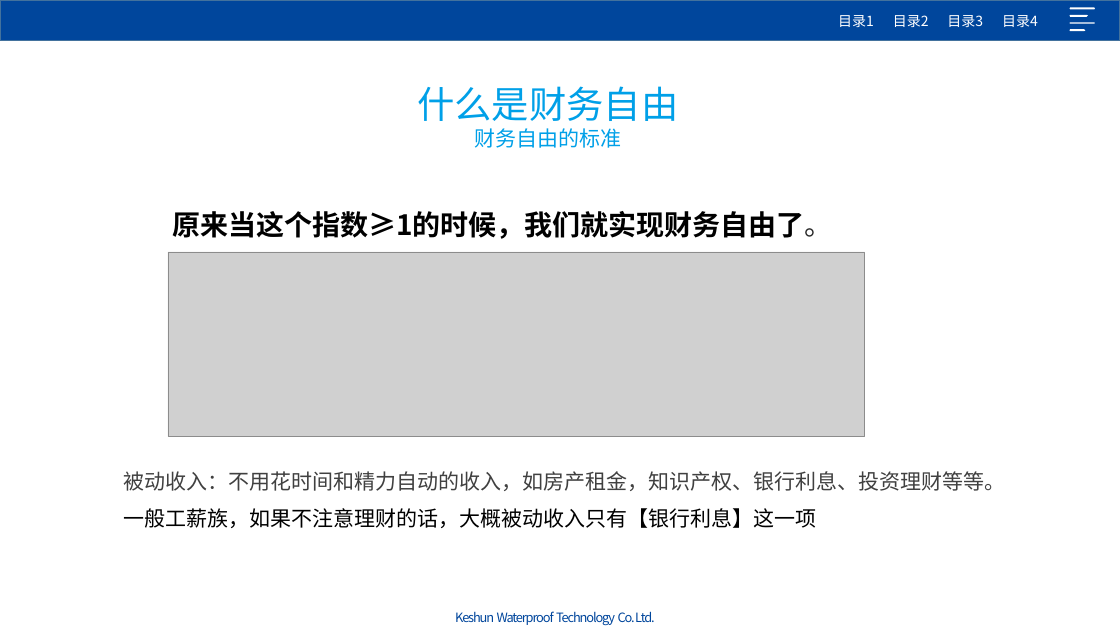
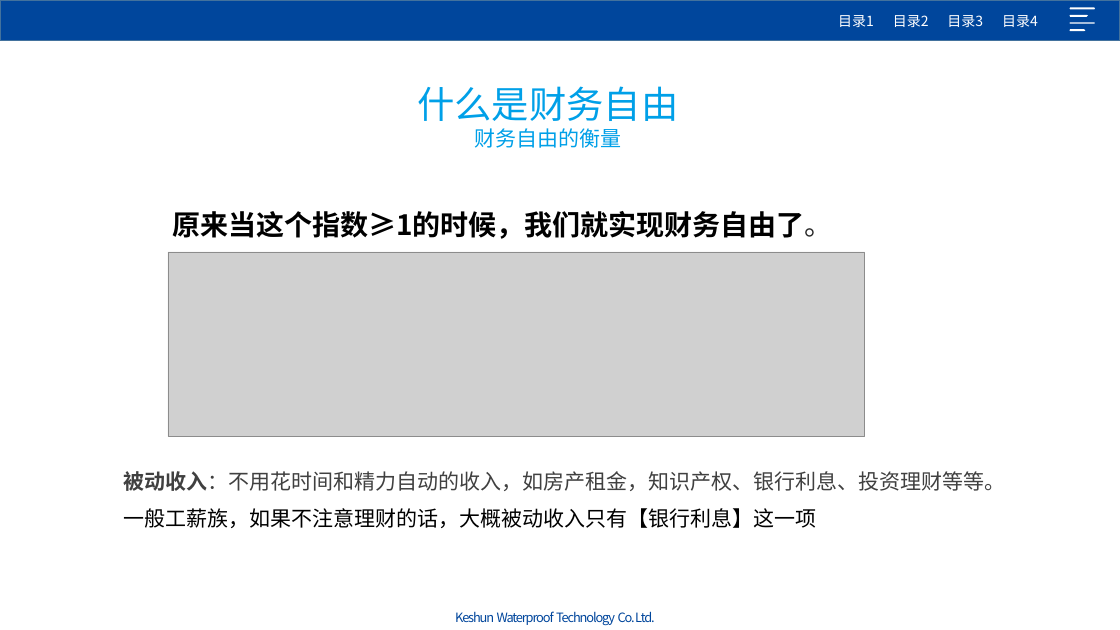
Before and after one commit to Jack-liangqihua/ABAP_CODER, a slide deck: slide 6 of 专题研究/晨会主题/201904财务自由.pptx (slide 7 before the commit). Drawn at 1120x630 pixels with LibreOffice and Linux fonts; fonts in the diff are those of the drawing; grey boxes stand for pictures; background and template pictures are left out. Boxes give left, top, right and bottom in pixels: in the first picture for what was removed or moved away, otherwise in the second. Text is boxed around its words. In the diff, an @@ line names an element or a change of style, - is before the commit and + after.

```diff
--- a/专题研究/晨会主题/201904财务自由.pptx
+++ b/专题研究/晨会主题/201904财务自由.pptx
@@ text at [474,128,621,148]: text changed @@
-财务自由的标准
+财务自由的衡量
@@ text at [124,471,1006,491]: bold on in "被动收入：不用花时间和精力自动的收入，如房产租金，知识产权、银行利息、投资理财等等。" @@
```
Also in this commit, not shown: 4 other slides changed.
